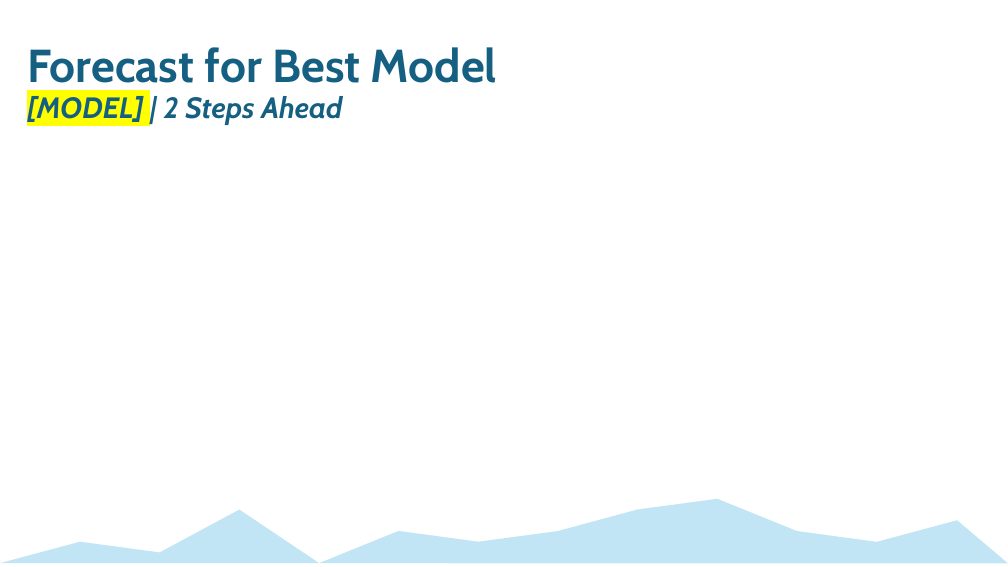
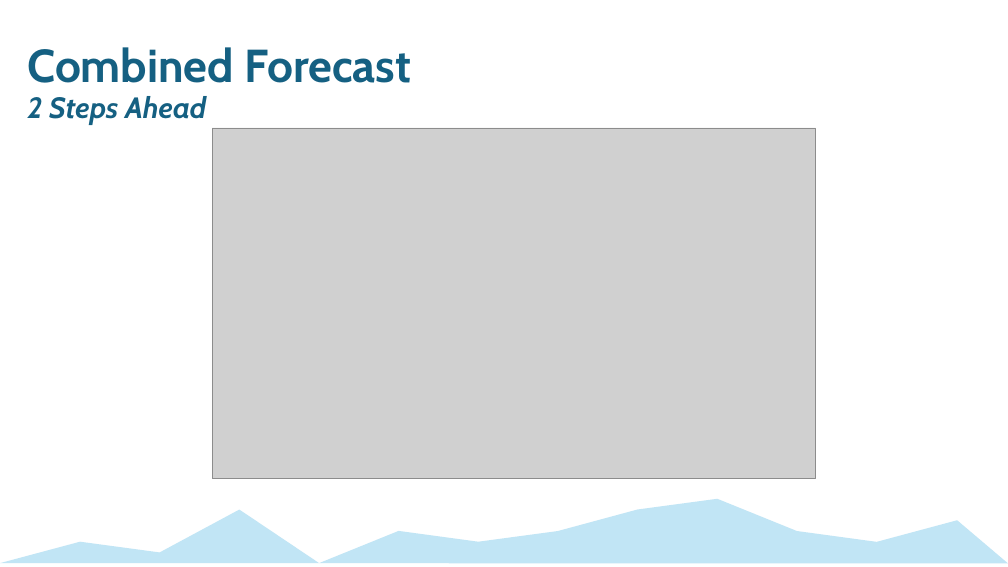
Before and after one commit to mckenzie-maidl/data5305-traffic-predictions, a slide deck: slide 9 of Presentations/Step2Presentation_ECON5305_DataTranslationChallenge.pptx. Drawn at 1008x567 pixels with LibreOffice and Linux fonts; fonts in the diff are those of the drawing; grey boxes stand for pictures. Boxes give left, top, right and bottom in pixels: in the first picture for what was removed or moved away, otherwise in the second. Text is boxed around its words. In the diff, an @@ line names an element or a change of style, - is before the commit and + after.

```diff
--- a/Presentations/Step2Presentation_ECON5305_DataTranslationChallenge.pptx
+++ b/Presentations/Step2Presentation_ECON5305_DataTranslationChallenge.pptx
@@ text at [27,47,412,125]: text changed @@
-Forecast for Best Model
-[MODEL] | 2 Steps Ahead
+Combined Forecast
+2 Steps Ahead
@@ picture added at [212,128,817,479] @@
```
Also in this commit, not shown: 6 other slides changed, 2 other files.
